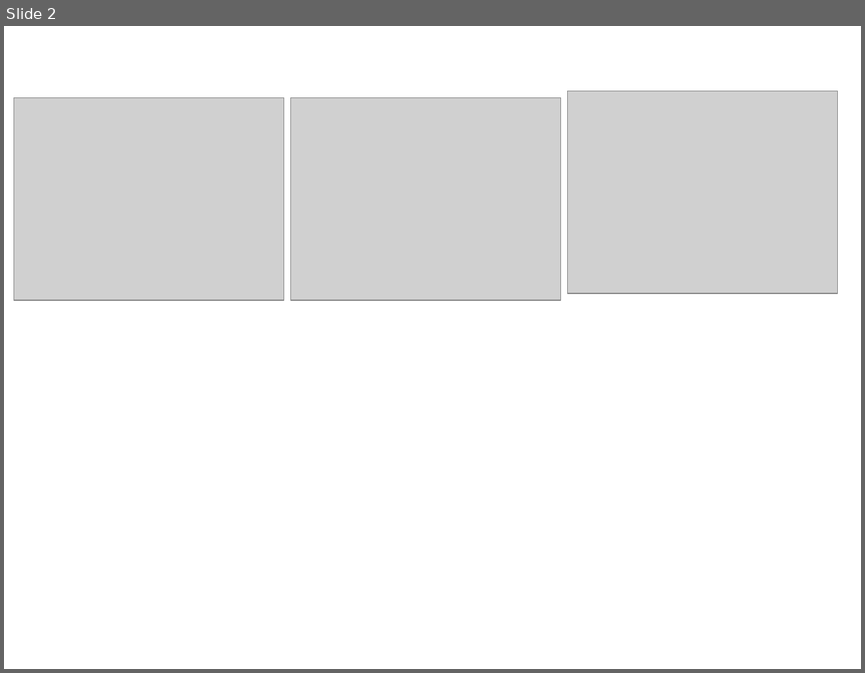
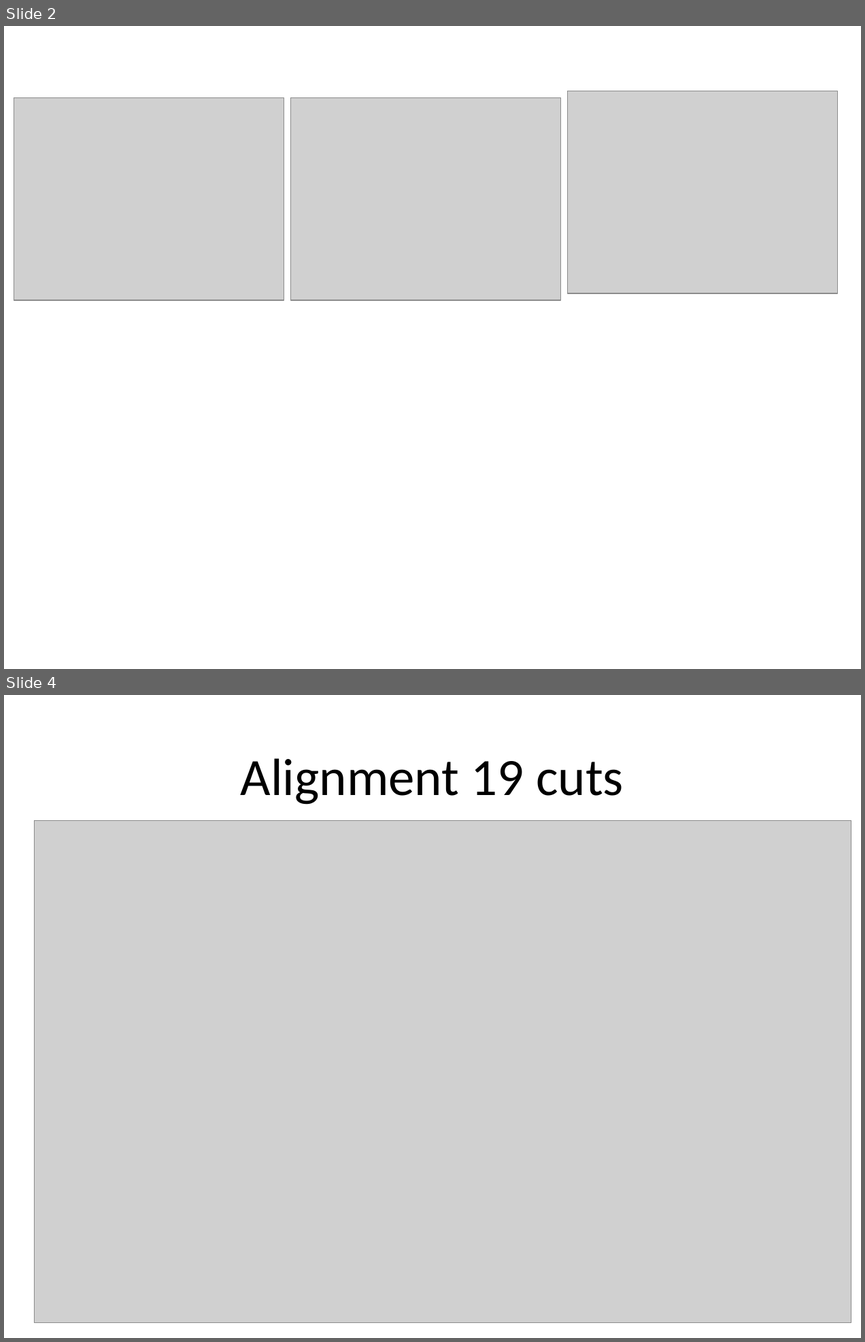
Before and after one commit to abuts/Fe, a slide deck: June2017/ExploringEi400.pptx. Shown one above the other, each under a label of ours: slide 2 before the commit, slides 2 and 4 after it; the slides between them are not shown. The pictures are 865x673 and 865x1342 pixels, drawn with LibreOffice and Linux fonts; fonts in the diff are those of the drawing; grey boxes stand for pictures. Boxes give left, top, right and bottom in pixels: in the first picture for what was removed or moved away, otherwise in the second. Text is boxed around its words. In the diff, an @@ line names an element or a change of style, - is before the commit and + after.

```diff
--- a/June2017/ExploringEi400.pptx
+++ b/June2017/ExploringEi400.pptx
@@ slide 4 added at (x1=4, y1=695, x2=861, y2=1338), background #FFFFFF @@
@@ title added at (x1=241, y1=758, x2=623, y2=804), 44 pt, text #000000 @@
+Alignment 19 cuts
@@ picture added at (x1=34, y1=821, x2=851, y2=1323) @@
```
Also in this commit, not shown: 1 other slide added, 14 other files.
